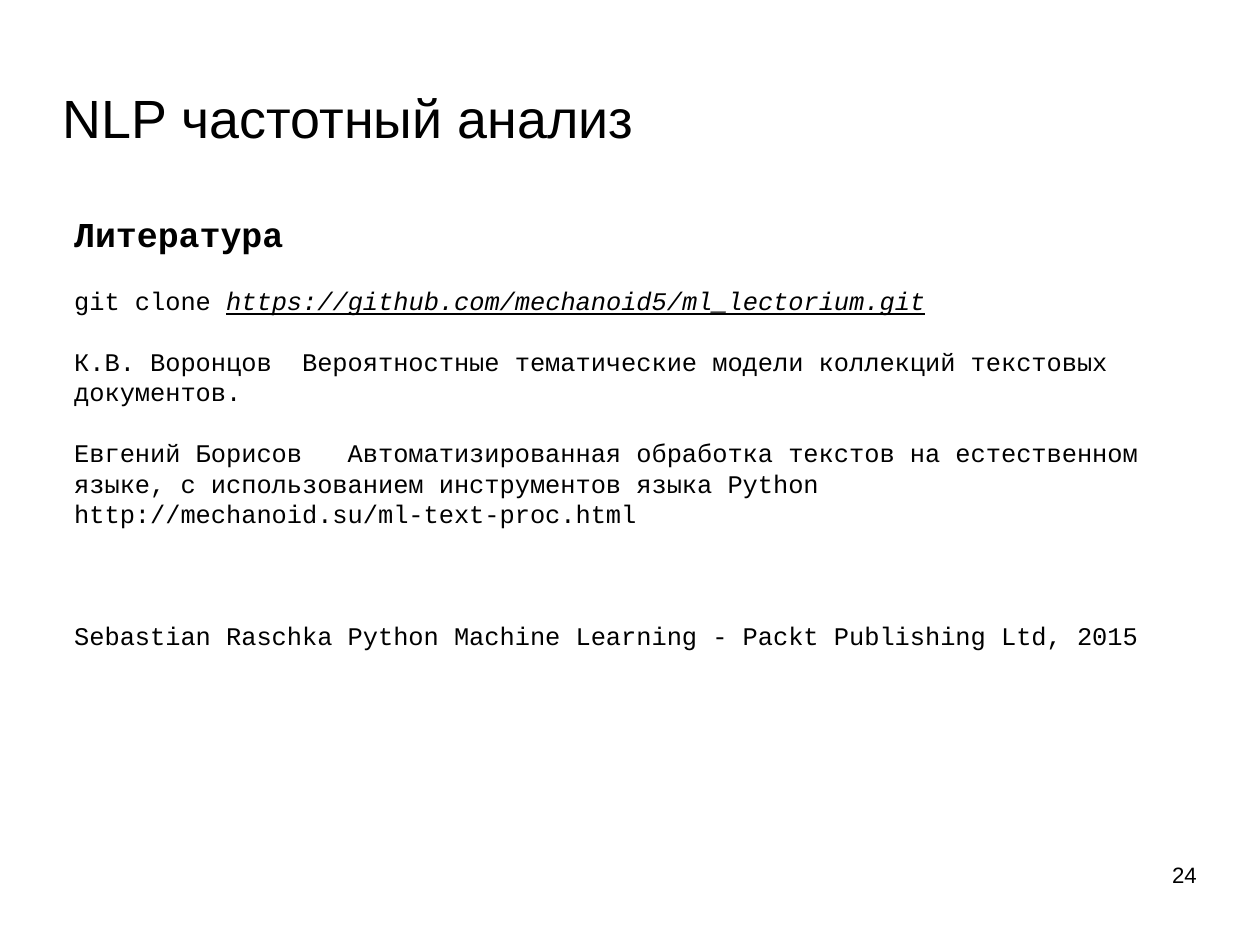
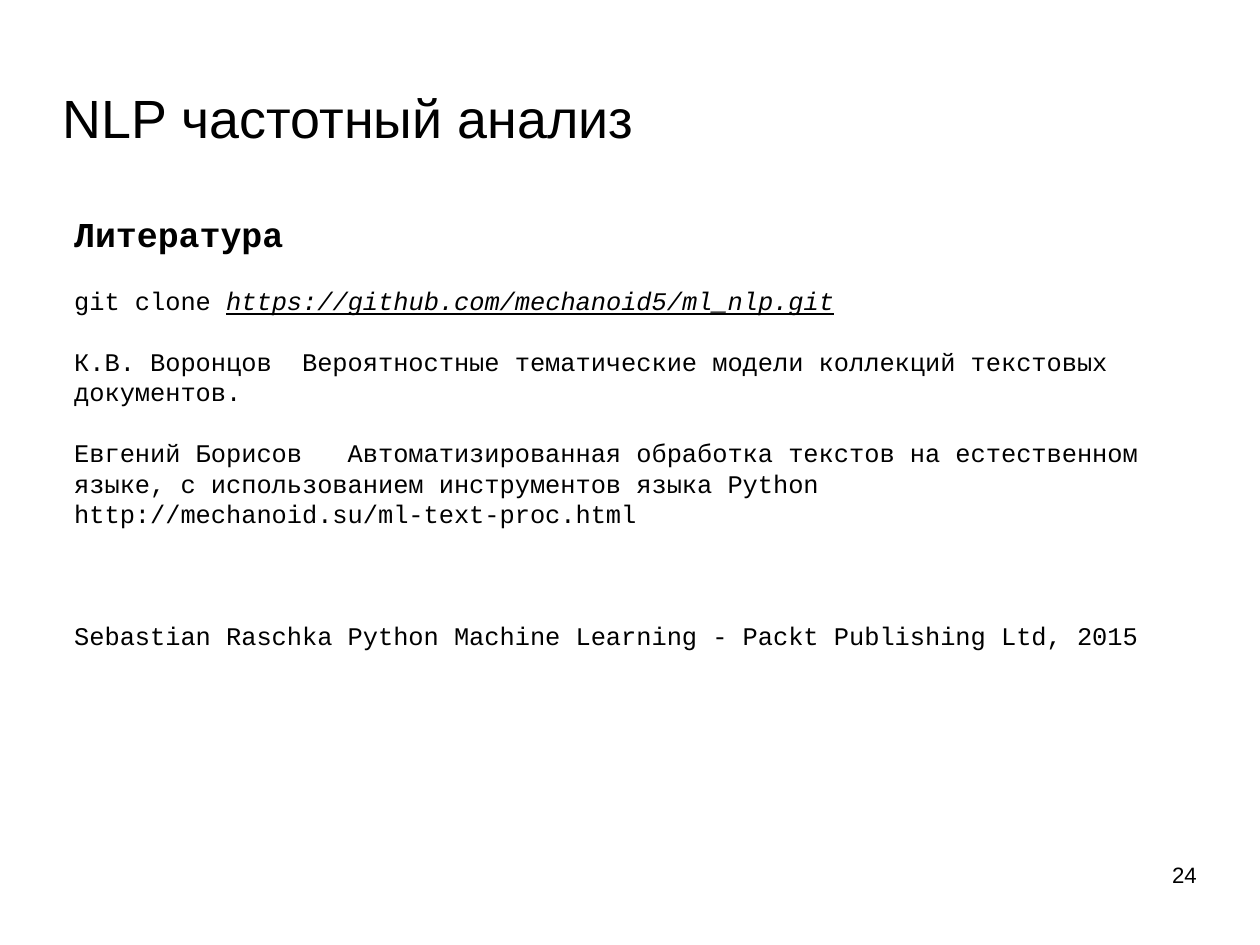
Before and after one commit to mechanoid5/ml_nlp_2022, a slide deck: slide 24 of 02-tfidf.odp. Drawn at 1260x945 pixels with LibreOffice and Linux fonts; fonts in the diff are those of the drawing; background and template pictures are left out. Boxes give left, top, right and bottom in pixels: in the first picture for what was removed or moved away, otherwise in the second. Text is boxed around its words. In the diff, an @@ line names an element or a change of style, - is before the commit and + after.

```diff
--- a/02-tfidf.odp
+++ b/02-tfidf.odp
@@ text at [74,291,834,316]: text changed @@
-git clone https://github.com/mechanoid5/ml_lectorium.git
+git clone https://github.com/mechanoid5/ml_nlp.git
```
Also in this commit, not shown: 2 other slides changed, 6 other files.
